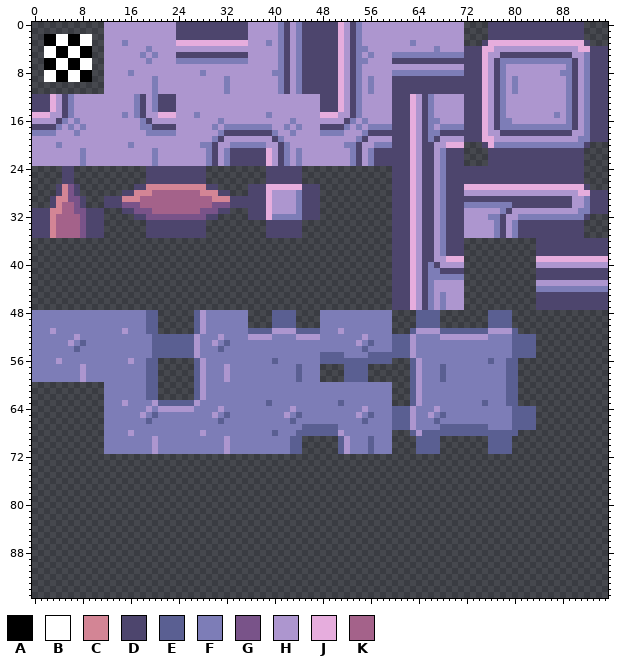
Sprite sheet -- TowerOfDreams/tilesets/tTileset/output_tileset.png. Above is the file before it was changed.
The file is 96x96 pixels.
Palette (. is transparent): A #000000  B #ffffff  C #d38595  D #4d456d  E #5a5f92  F #7d7db7  G #795389  H #ad96cf  J #e6addd  K #a4628a
Once edited:
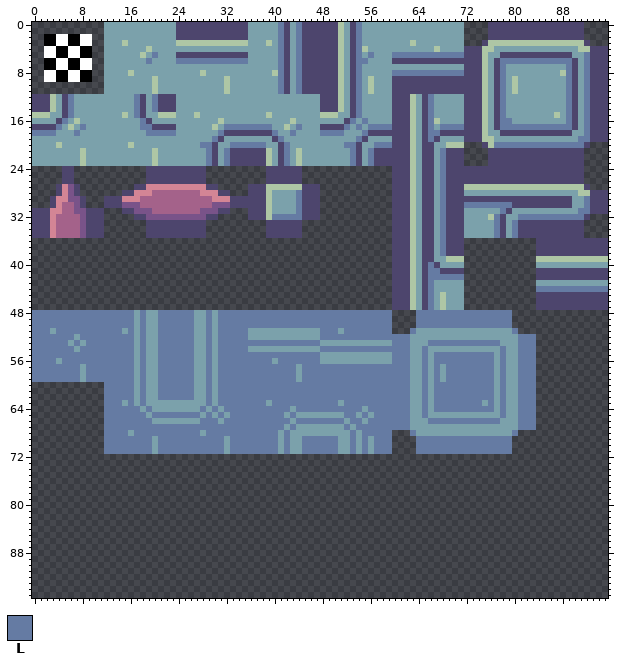
Colours new in this view: L #657ba3
Edits made:
colour H: #ad96cf -> #7ba1ab
colour J: #e6addd -> #aec6a5
Changed rows in their new state; - is a pixel that keeps its letter.
first column x 0:
 0 -----------------------------------------L--L---------L-----------------------------------------
 1 -----------------------------------------L--L---------L-----------------------------------------
 2 -----------------------------------------L--L---------L-----------------------------------------
 3 ---------------J-----------------------J-L--L---------L--------J--------------------------------
 4 -------------------J---------------------L--L---------LJ-----------J----------------------------
 5 ------------------J-L--------------------L--L---------L-L---LLLLLLLLLLLL--------------------L---
 6 -------------------L----LLLLLLLLLLLL-----L--L---------LL----------------------LLLLLLLLLLLL--L---
 7 -----------------------------------------L--L---------L-----------------------L----------L--L---
 8 ----------------J-----------J-----------JL--L---------L-----LLLLLLLLLLLL------L---------JL--L---
 9 --------------------J-----------J--------L--L---------L-J---------------------L-J--------L--L---
10 --------------------J-----------J--------L--L---------L-J---------------------L-J--------L--L---
11 --------------------J-----------J--------L--L---------L-J---------------------L-J--------L--L---
12 ------L----------L--L---------------------------------L-----------L-----------L----------L--L---
13 ------L----------L--L---------------------------------L-----------L-----------L----------L--L---
14 ------L----------L--L---------------------------------L-----------L-----------L----------L--L---
15 ------L--------J-L---------J-----------J--------------L-----------L-----------L--------J-L--L---
16 -----L-J----------L------------J-----------J---------L-L----------LJ----------LL---------L--L---
17 ----L-J-L---------LL----------J-LLLLLLLL--J-L-------L-L-LLLL------L-LLLL------LLLLLLLLLLLL--L---
18 LLLL---L-----------LLLLL-------L--------L--L----LLLL---L----------LL------------------------L---
19 ------------------------------L----------L------------L-----------L------------------------LL---
20 ----J-----------J-----------LL---LLLLLL---L---------LL---LLL-----------------LLLLLLLLLLLLLLL----
21 --------J-----------J--------L--L---------L-J--------L--L-----------L---------------------------
22 --------J-----------J--------L--L---------L-J--------L--L-----------L---------------------------
23 --------J-----------J--------L--L---------L-J--------L--L-----------L---------------------------
24 --------------------------------------------------------------------L---------------------------
25 --------------------------------------------------------------------L---------------------------
26 --------------------------------------------------------------------L---------------------------
27 --------------------------------------------------------------------L---------------------------
28 --------------------------------------------L-----------------------L---------------------------
29 --------------------------------------------L-----------------------L-----------------------L---
30 --------------------------------------------L-----------------------L---LLLLLLLL------------L---
31 --------------------------------------------L-----------------------L---------L------------LL---
32 ----------------------------------------LLLLL-----------------------L-------JL---LLLLLLLLLLL----
33 --------------------------------------------------------------------L--------L--L---------------
34 --------------------------------------------------------------------L--------L--L---------------
35 --------------------------------------------------------------------L--------L--L---------------
36 --------------------------------------------------------------------L---------------------------
37 --------------------------------------------------------------------L---------------------------
38 --------------------------------------------------------------------L---------------------------
40 ------------------------------------------------------------------L-----------------------------
41 ------------------------------------------------------------------LL----------------------------
42 ------------------------------------------------------------------LLLLLL------------------------
43 ------------------------------------------------------------------L-----------------------------
44 ------------------------------------------------------------------L-----------------LLLLLLLLLLLL
45 ------------------------------------------------------------------L-J---------------------------
46 ------------------------------------------------------------------L-J---------------------------
47 ------------------------------------------------------------------L-J---------------------------
48 LLLLLLLLLLLLLLLLLHLHHLLLLLLH-LHLLLLLLLLLLLLLLLLLLLLLLLLLLLLL----LLLLLLLLLLLLLLLL----------------
49 LLLLLLLLLLLLLLLLLHLHHLLLLLLH-LHLLLLLLLLLLLLLLLLLLLLLLLLLLLLL----LLLLLLLLLLLLLLLL----------------
50 LLLLLLLLLLLLLLLLLHLHHLLLLLLH-LHLLLLLLLLLLLLLLLLLLLLLLLLLLLLL----LLLLLLLLLLLLLLLL----------------
51 LLL-LLLLLLLLLLL-LHLHHLLLLLLH-LHLLLLLHHHH----HHHHLLL-LLLLLLLL---L----HHHHHHHH----L---------------
52 LLLLLLL-LLLLLLLLLHLHHLLLLLL-HLHLLLLL----HHHH----LLLLLLLLLLLLLLL-HHHH--------HHHHHLLL------------
53 LLLLLL-LHLLLLLLLLHLHHLLLLLL-HL-LLLLLLLLLLLLLLLLLHHHHHH-HHHHHLLL-HHLLLLLLLLLLLLHHHLLL------------
54 LLLLLLLHLLLLLLLLLHLHHLLLLLL-HLHLLLLLHHHHHHHHHHHHLLLLLLLLLLLLLLL-HLHHHHHHHHHHHHLHHLLL------------
55 LLLLLLLLLLLLLLLLLHLHHLLLLLL-HLHLLLLLLLLLLLLLLLLLHHHHHHHHHHHHLLL-HLHLLLLLLLLLLHLHHLLL------------
56 LLLL-LLLLLLLLLLLLHLHHLLLLLLH-LHLLLLLLLLLHLLLLLLLHHHHHHHHHHHHLLLH-LHLLLLLLLLLLHLHHLLL------------
57 LLLLLLLL-LLLLLLLLHLHHLLLLLLH-LHLLLLLLLLLLLLLHLLLLLLLLLLLLLLLLLLH-LHLHLLLLLLLLHLHHLLL------------
58 LLLLLLLL-LLLLLLLLHLHHLLLLLLH-LHLLLLLLLLLLLLLHLLLLLLLLLLLLLLLLLLH-LHLHLLLLLLLLHLHHLLL------------
59 LLLLLLLL-LLLLLLLLHLHHLLLLLLH-LHLLLLLLLLLLLLLHLLLLLLLLLLLLLLLLLLH-LHLHLLLLLLLLHLHHLLL------------
60 ------------LLLLLHLHHLLLLLLH-LHLLLLLLLLLLLLLLLLLLLLLLLLLLLLLLLLH-LHLLLLLLLLLLHLHHLLL------------
61 ------------LLLLLHLHHLLLLLLH-LHLLLLLLLLLLLLLLLLLLLLLLLLLLLLLLLLH-LHLLLLLLLLLLHLHHLLL------------
62 ------------LLLLLHLHHLLLLLLH-LHLLLLLLLLLLLLLLLLLLLLLLLLLLLLLLLLH-LHLLLLLLLLLLHLHHLLL------------
63 ------------LLL-LHLH-HHHHHH-HLHLLLLLLLLHLLLLLLLLLLLHLLLLLLLLLLLH-LHLLLLLLLLHLHLHHLLL------------
64 ------------LLLLLLHLH------HLHL-LLLLLLLLLLL-LLLLLLLLLLL-LLLLLLL-HLHLLLLLLLLLLHLHHLLL------------
65 ------------LLLLLLLHLLLLLLLLHL-LHLLLLLLLLL-LHHHHHHHHLL-LHLLLLLL-HL-HHHHHHHHHHHLHHLLL------------
66 ------------LLLLLLLLHHHHHHHHLLLHLLLLLLLLLLLHLLLLLLLLHLLHLLLLLLL-HHLLLLLLLLLLLLHHHLLL------------
67 ------------LLLLLLLLLLLLLLLLLLLLLLLLLLLLLLHLHHHHHHHHLHLLLLLLLLL-HHHHHHHHHHHHHHHHHLLL------------
68 ------------LLLL-LLLLLLLLLLL-LLLLLLLLLLLLHLHHHHHHHH-HLHLLLLL---L-HHHHHHHHHHHHHHHL---------------
69 ------------LLLLLLLL-LLLLLLLLLLL-LLLLLLLLHLHHLLLLLLH-LHLHLLL----LLLLLLLLLLLLLLLL----------------
70 ------------LLLLLLLL-LLLLLLLLLLL-LLLLLLLLHLHHLLLLLLH-LHLHLLL----LLLLLLLLLLLLLLLL----------------
71 ------------LLLLLLLL-LLLLLLLLLLL-LLLLLLLLHLHHLLLLLLH-LHLHLLL----LLLLLLLLLLLLLLLL----------------
